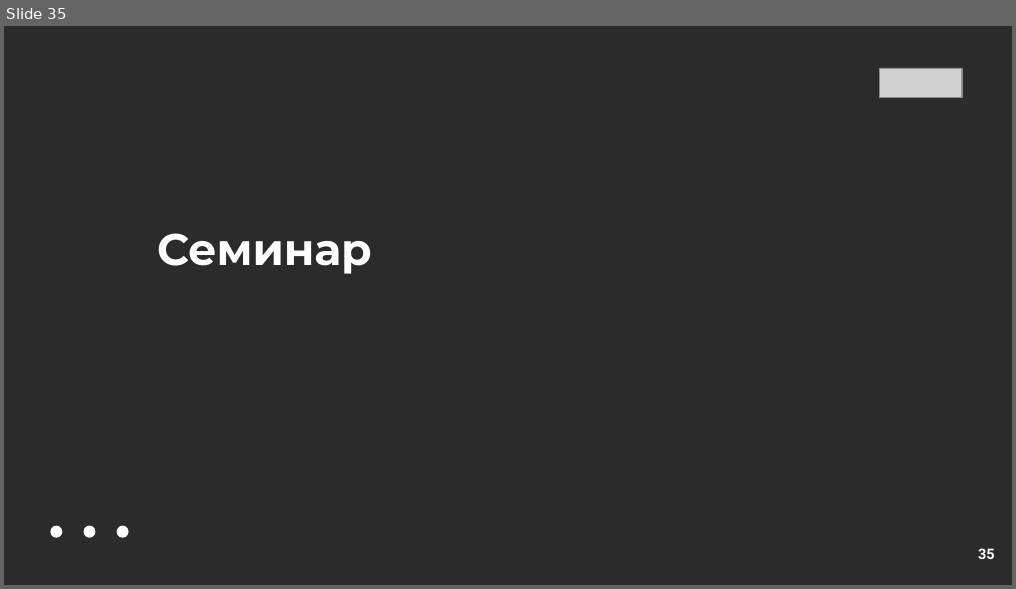
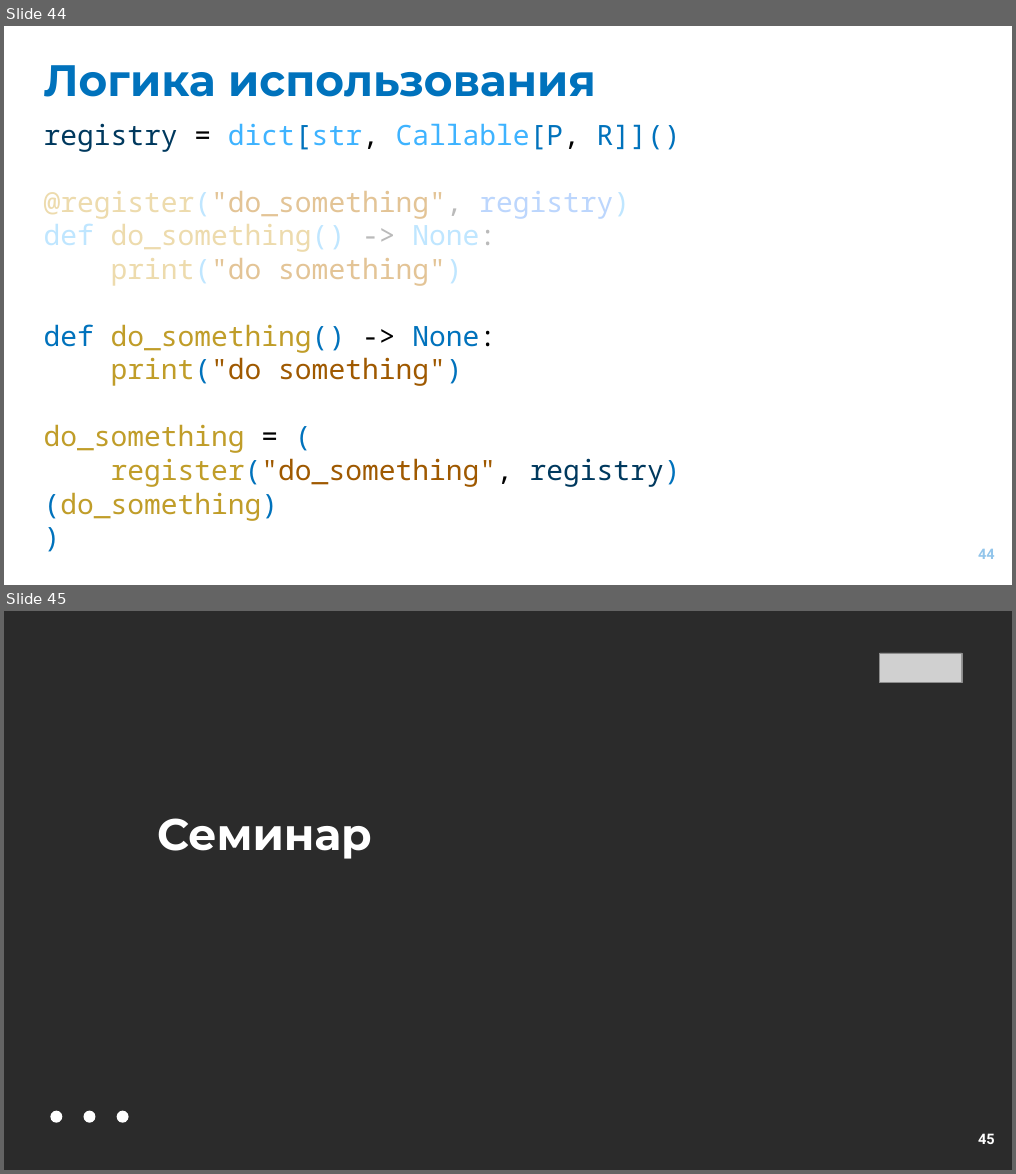
Before and after one commit to EvgrafovMichail/python_mipt_dafe, a slide deck: lessons/sem01/lesson08/decorators.pptx. Shown one above the other, each under a label of ours: slide 35 before the commit, slides 44 and 45 after it. The pictures are 1016x589 and 1016x1174 pixels, drawn with LibreOffice and Linux fonts; fonts in the diff are those of the drawing; grey boxes stand for pictures; background and template pictures are left out; a plain dark background stands for a picture behind light text. Boxes give left, top, right and bottom in pixels: in the first picture for what was removed or moved away, otherwise in the second. Text is boxed around its words. In the diff, an @@ line names an element or a change of style, - is before the commit and + after.

```diff
--- a/lessons/sem01/lesson08/decorators.pptx
+++ b/lessons/sem01/lesson08/decorators.pptx
@@ slide 44 added at bbox=[4, 26, 1012, 585], background #FFFFFF @@
@@ title added at bbox=[44, 65, 596, 97], 85 pt, text #0072BC, bold @@
+Логика использования
@@ text added at bbox=[44, 123, 681, 521], 54 pt, text #C09D29 @@
+registry = dict[str, Callable[P, R]]()
+@register("do_something", registry)
+def do_something() -> None:
+print("do something")
+def do_something() -> None:
+print("do something")
+do_something = (
+register("do_something", registry)(do_something)
+)
@@ page number added at bbox=[978, 549, 995, 559], 28 pt, text #92C5EB, bold @@
+44
@@ what was slide 35 is now slide 45 @@
@@ page number at bbox=[978, 1133, 995, 1144]: text changed @@
-35
+45
```
Also in this commit, not shown: 6 slides changed, 15 other slides added, 6 slides removed.
